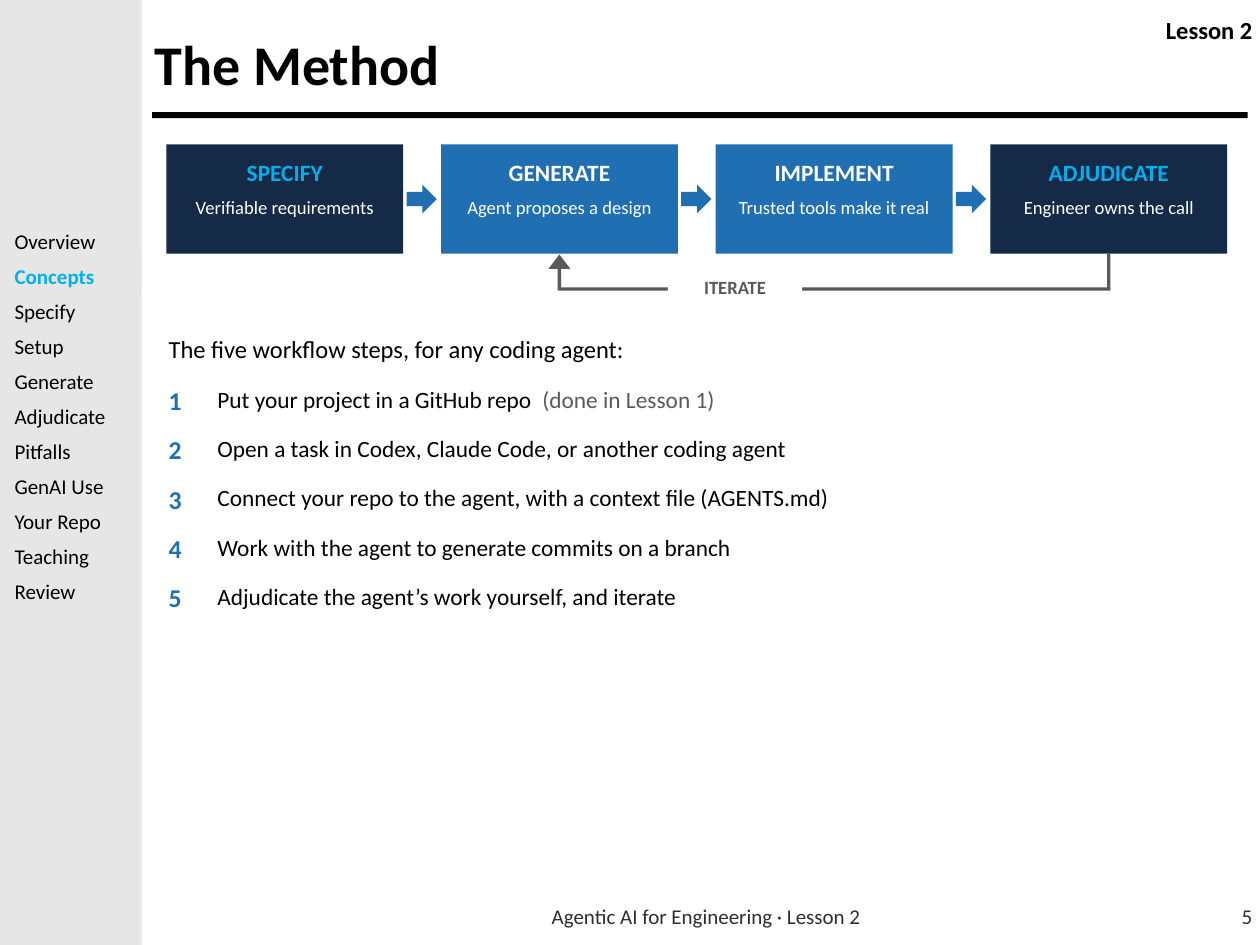
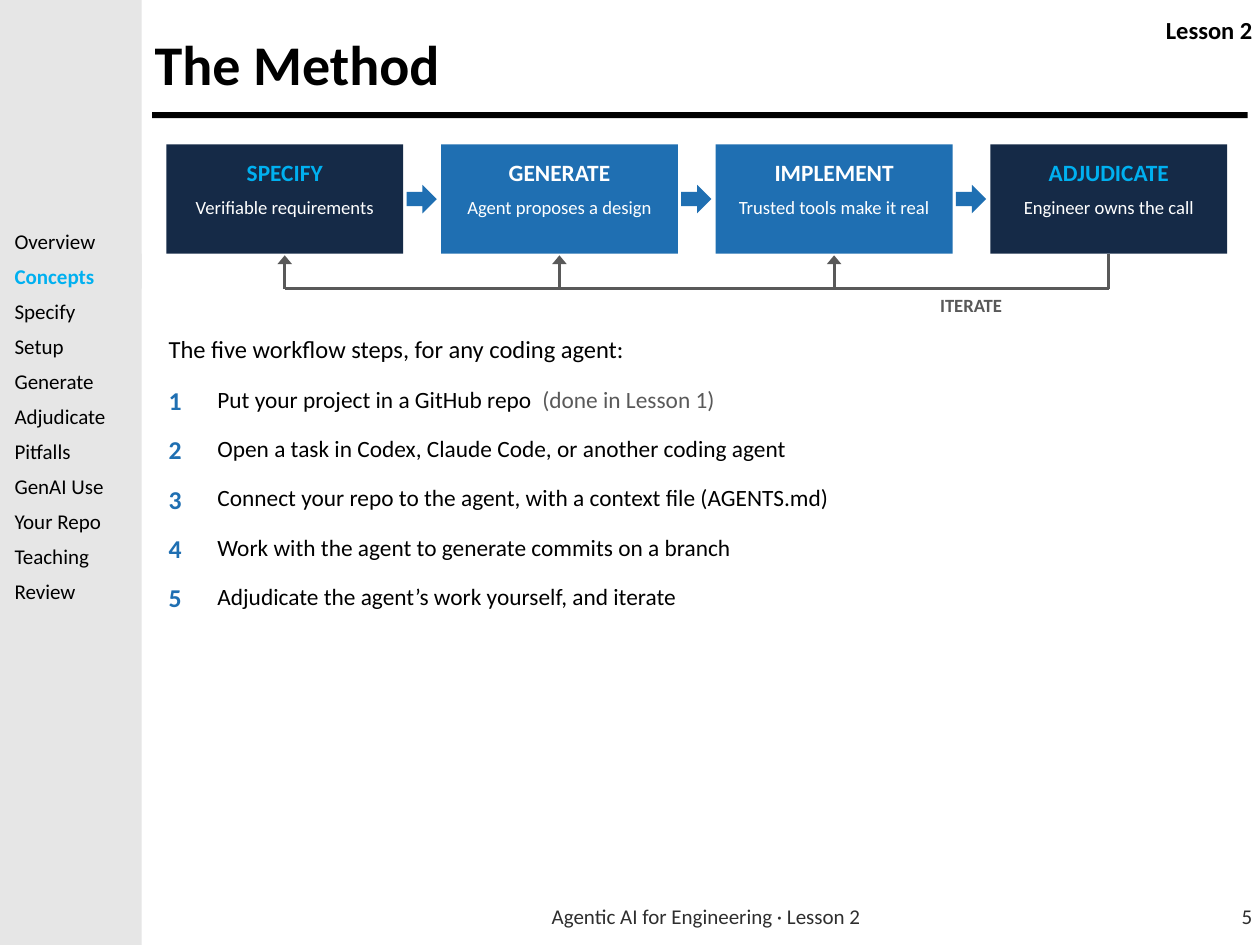
Before and after one commit to usafa-dfas/Agentic-AI-for-Engineering, a slide deck: slide 5 of Lesson Material/LSN 2 - Introduction to Agentic AI for Coding/Agentic_AI_for_Engineering_Lesson_2.pptx. Drawn at 1260x945 pixels with LibreOffice and Linux fonts; fonts in the diff are those of the drawing; background and template pictures are left out. Boxes give left, top, right and bottom in pixels: in the first picture for what was removed or moved away, otherwise in the second. Text is boxed around its words. In the diff, an @@ line names an element or a change of style, - is before the commit and + after.

```diff
--- a/Lesson Material/LSN 2 - Introduction to Agentic AI for Coding/Agentic_AI_for_Engineering_Lesson_2.pptx
+++ b/Lesson Material/LSN 2 - Introduction to Agentic AI for Coding/Agentic_AI_for_Engineering_Lesson_2.pptx
@@ arrow added from (285, 289) to (285, 255), #595959 2.5 pt @@
@@ triangle removed at (549, 255, 570, 269) @@
@@ rectangle removed at (558, 260, 561, 289) @@
@@ arrow added from (559, 289) to (559, 255), #595959 2.5 pt @@
@@ arrow added from (834, 289) to (834, 255), #595959 2.5 pt @@
@@ line added from (1109, 289) to (285, 289), #595959 2.5 pt @@
@@ rectangle removed at (558, 287, 1110, 291) @@
@@ rectangle removed at (668, 273, 802, 305) @@
@@ text "ITERATE": place and size @@
-text "ITERATE" at (704, 282, 766, 294)
+text "ITERATE" at (940, 300, 1002, 312)
```
